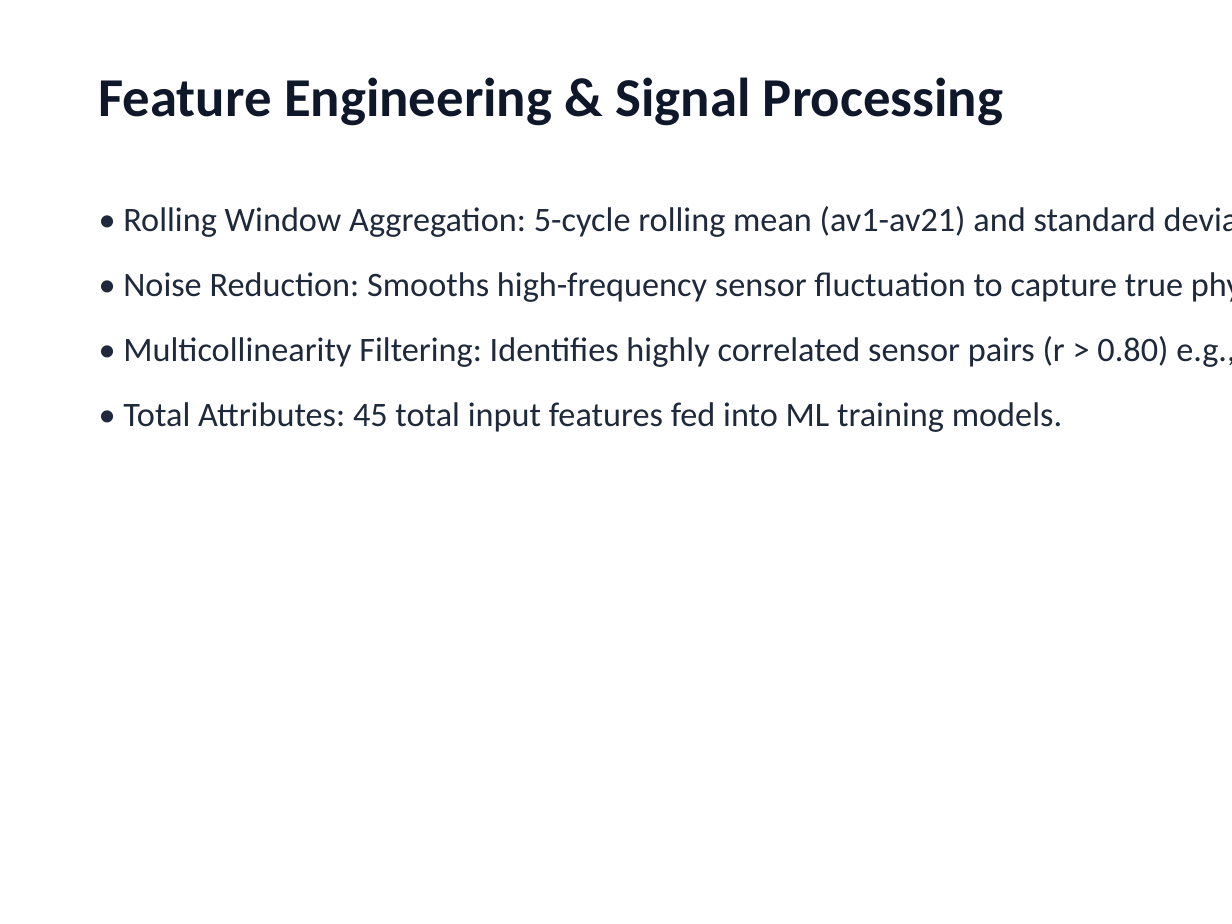
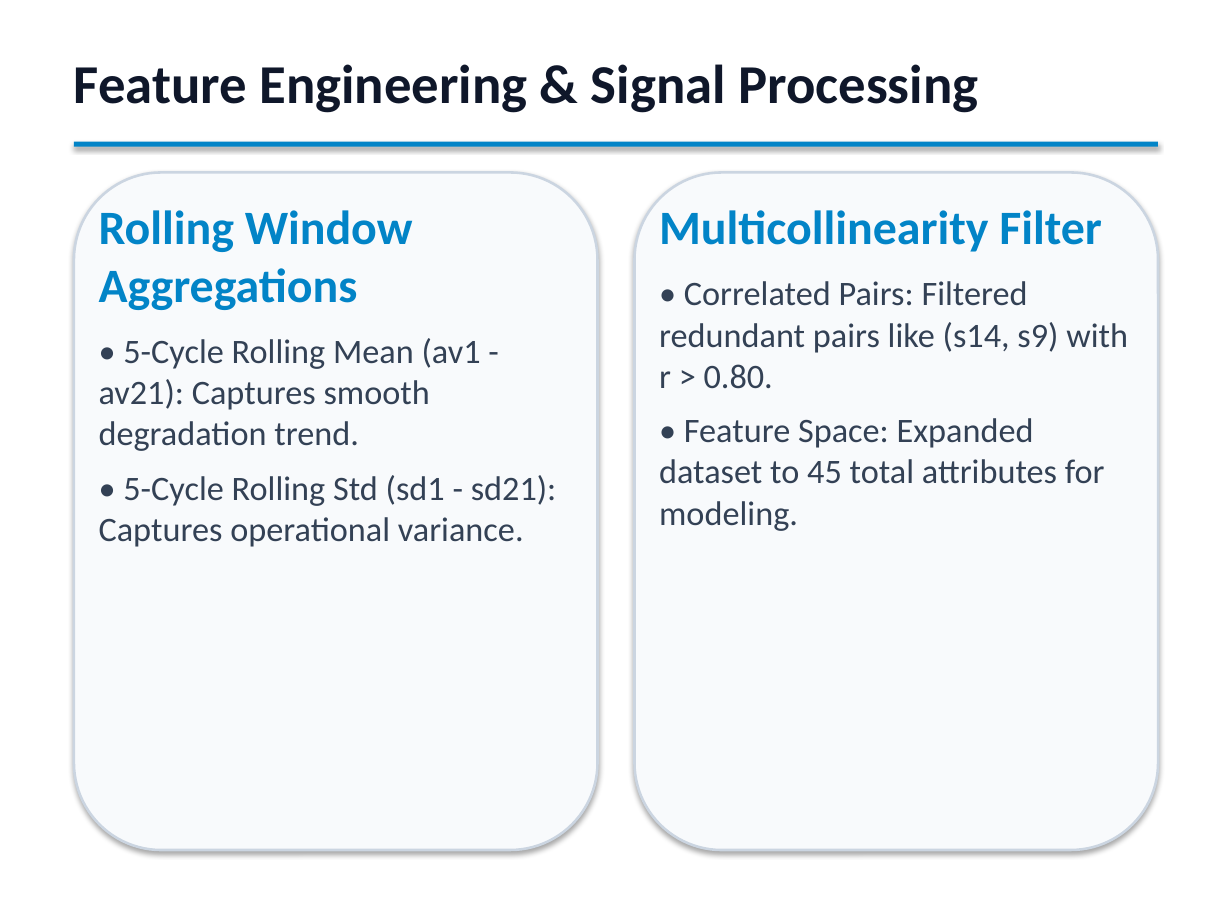
Before and after one commit to PiyushTiwari2051/Predictive-Master, a slide deck: slide 8 of Predictive_Maintenance_Internship_Presentation.pptx. Drawn at 1232x924 pixels with LibreOffice and Linux fonts; fonts in the diff are those of the drawing. Boxes give left, top, right and bottom in pixels: in the first picture for what was removed or moved away, otherwise in the second. Text is boxed around its words. In the diff, an @@ line names an element or a change of style, - is before the commit and + after.

```diff
--- a/Predictive_Maintenance_Internship_Presentation.pptx
+++ b/Predictive_Maintenance_Internship_Presentation.pptx
@@ text "Feature Engineering & Signal Processing": place and size @@
-text "Feature Engineering & Signal Processing" at box(99, 77, 1003, 126)
+text "Feature Engineering & Signal Processing" at box(74, 64, 978, 113)
@@ rectangle added at box(74, 142, 1158, 147), fill #0284C7 @@
@@ rounded rectangle added at box(74, 172, 598, 850), fill #F8FAFC, outline #CBD5E1 1.5 pt @@
@@ rounded rectangle added at box(634, 172, 1158, 850), fill #F8FAFC, outline #CBD5E1 1.5 pt @@
@@ text removed at box(123, 206, 1232, 432) @@
-• Rolling Window Aggregation: 5-cycle rolling mean (av1-av21) and standard deviation (sd1-sd21).
-• Noise Reduction: Smooths high-frequency sensor fluctuation to capture true physical decay.
-• Multicollinearity Filtering: Identifies highly correlated sensor pairs (r > 0.80) e.g., (s14, s9).
-• Total Attributes: 45 total input features fed into ML training models.
@@ text added at box(99, 210, 557, 547), 20 pt, text #334155 @@
+Rolling Window Aggregations
+• 5-Cycle Rolling Mean (av1 - av21): Captures smooth degradation trend.
+• 5-Cycle Rolling Std (sd1 - sd21): Captures operational variance.
@@ text added at box(659, 210, 1128, 531), 20 pt, text #334155 @@
+Multicollinearity Filter
+• Correlated Pairs: Filtered redundant pairs like (s14, s9) with r > 0.80.
+• Feature Space: Expanded dataset to 45 total attributes for modeling.
```
Also in this commit, not shown: 13 other slides changed, 2 slides added, 2 slides removed, 1 other file.
